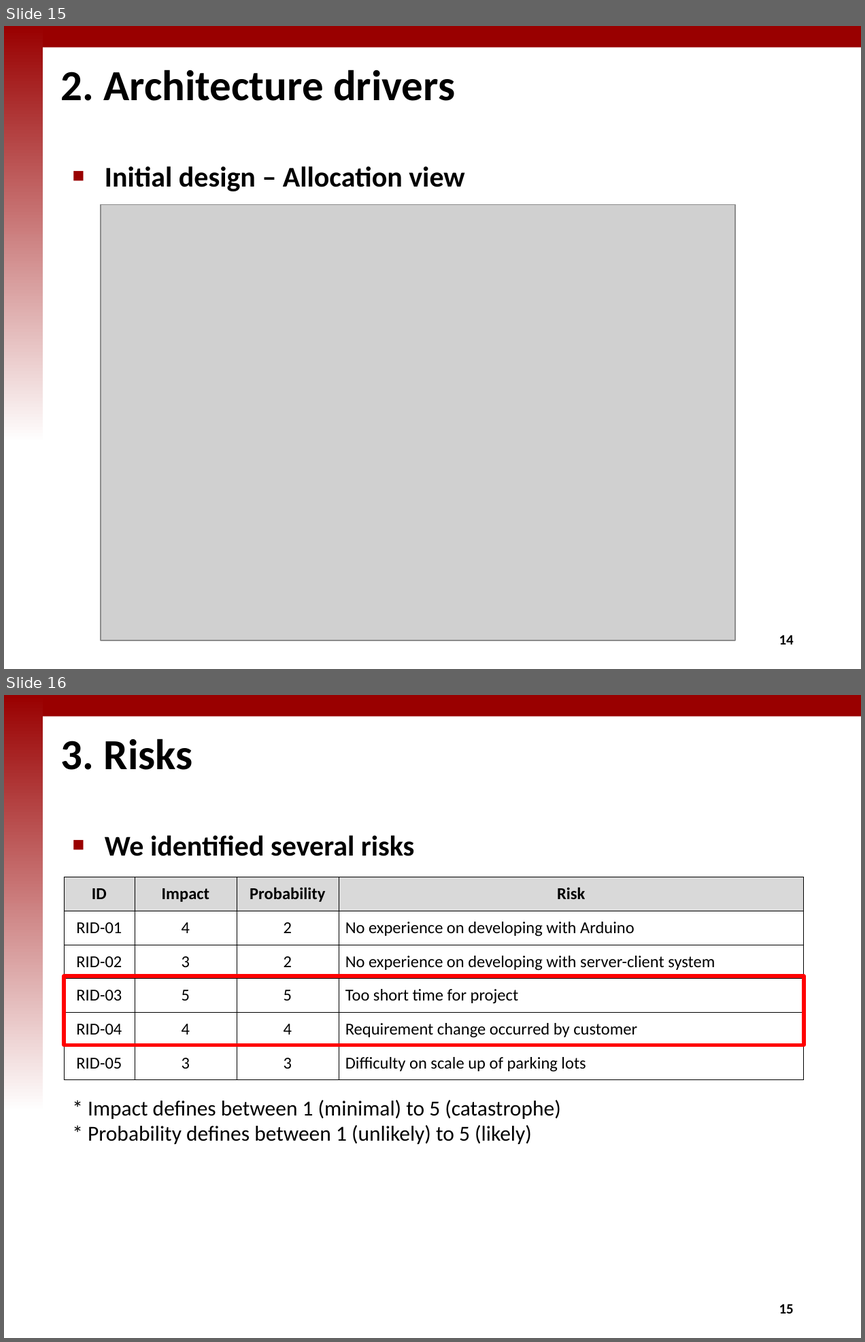
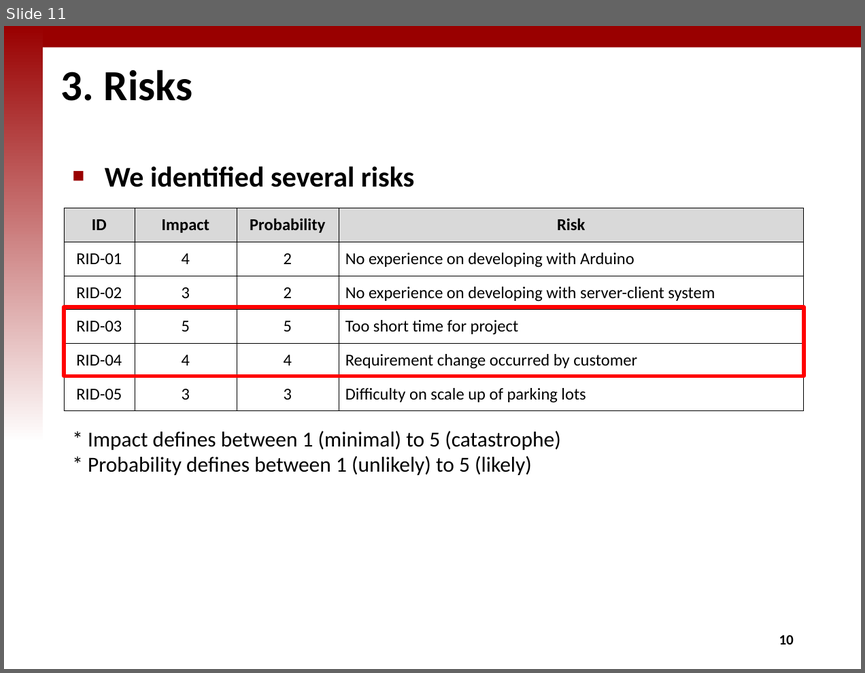
Before and after one commit to iluvjinhee/SureParkSystem, a slide deck: DesignDocument/(5Team_Presentation_002) Final presentation.pptx. Shown one above the other, each under a label of ours: slides 15 and 16 before the commit, slide 11 after it. The pictures are 865x1342 and 865x673 pixels, drawn with LibreOffice and Linux fonts; fonts in the diff are those of the drawing; grey boxes stand for pictures; background and template pictures are left out. Boxes give left, top, right and bottom in pixels: in the first picture for what was removed or moved away, otherwise in the second. Text is boxed around its words. In the diff, an @@ line names an element or a change of style, - is before the commit and + after.

```diff
--- a/DesignDocument/(5Team_Presentation_002) Final presentation.pptx
+++ b/DesignDocument/(5Team_Presentation_002) Final presentation.pptx
@@ slide 15 removed at (x1=4, y1=26, x2=861, y2=669), background #FFFFFF; not listed: 2 template elements that a slide beside it also shows @@
@@ title removed at (x1=61, y1=70, x2=455, y2=101) @@
-2. Architecture drivers
@@ text removed at (x1=105, y1=166, x2=464, y2=191) @@
-■ Initial design – Allocation view
@@ picture removed at (x1=101, y1=204, x2=736, y2=639) @@
@@ page number removed at (x1=779, y1=635, x2=793, y2=644) @@
-14
@@ what was slide 16 is now slide 11 @@
@@ page number at (x1=779, y1=635, x2=793, y2=644): text changed @@
-15
+10
```
Also in this commit, not shown: 7 slides changed, 2 slides added, 6 other slides removed, 3 other files.
